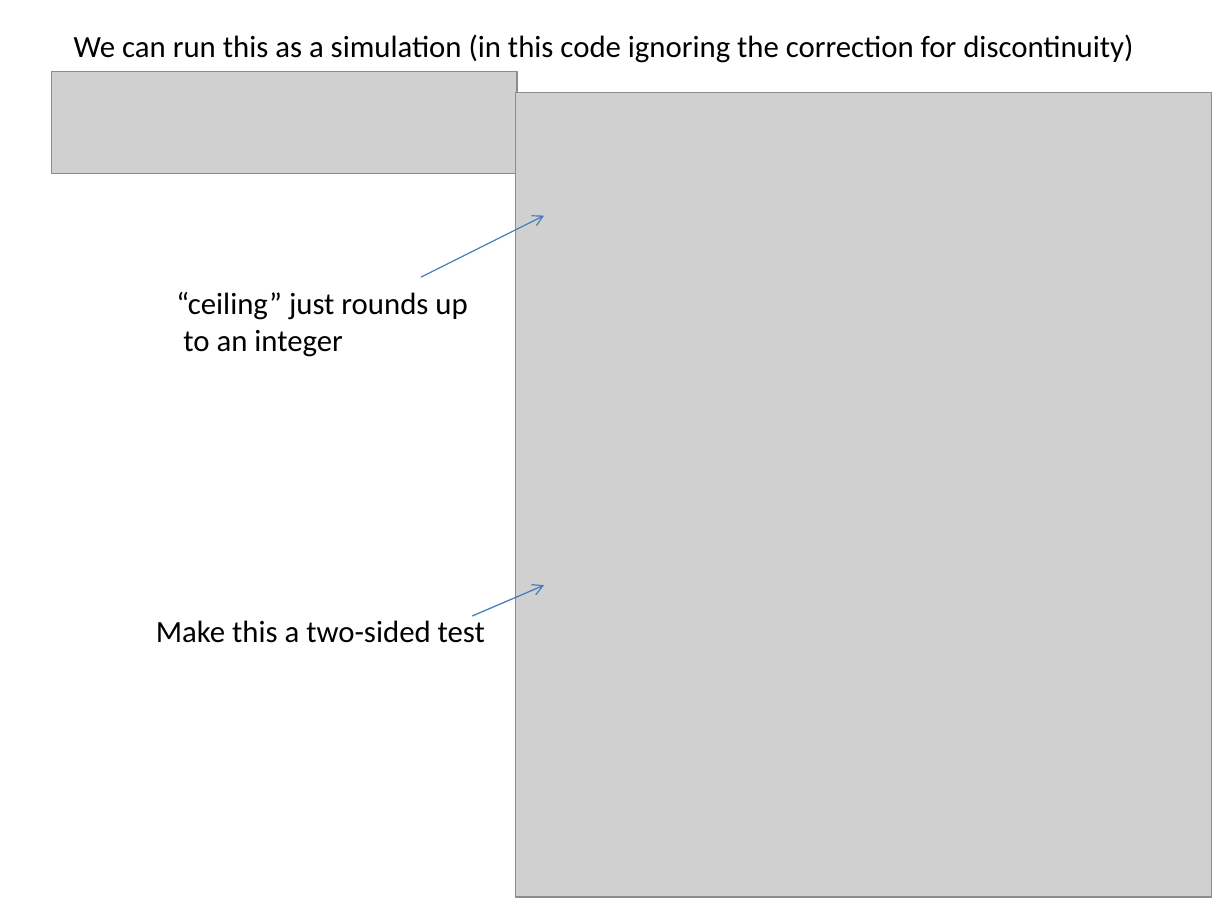
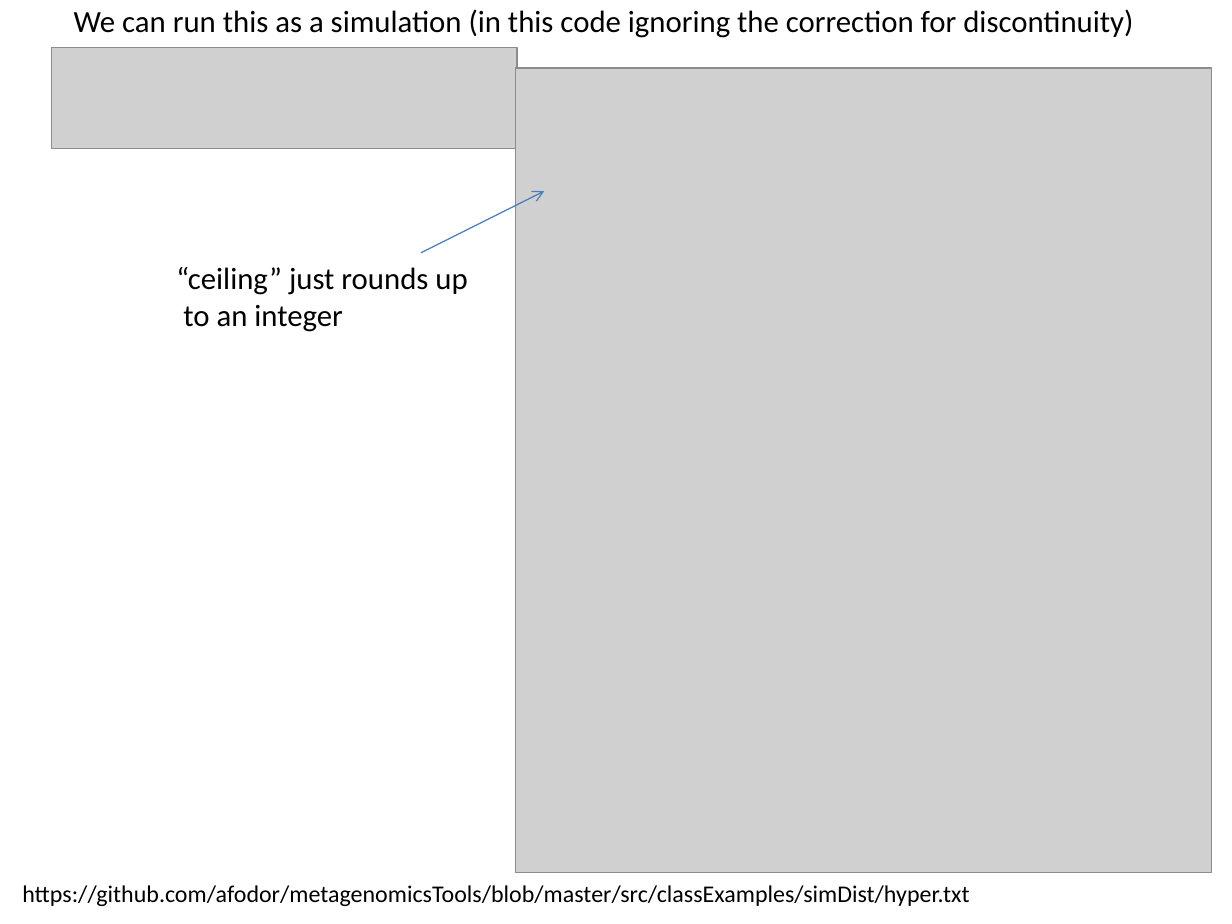
Before and after one commit to afodor/afodor.github.io, a slide deck: slide 19 of classes/stats2015/Lecture7.pptx. Drawn at 1232x924 pixels with LibreOffice and Linux fonts; fonts in the diff are those of the drawing; grey boxes stand for pictures. Boxes give left, top, right and bottom in pixels: in the first picture for what was removed or moved away, otherwise in the second. Text is boxed around its words. In the diff, an @@ line names an element or a change of style, - is before the commit and + after.

Commit message:
update links to point to github (rather than plone server)

```diff
--- a/classes/stats2015/Lecture7.pptx
+++ b/classes/stats2015/Lecture7.pptx
@@ 2 pictures, 2 texts, 1 arrow: place and size @@
-2 pictures, 2 texts, 1 arrow at [52,34,1212,897]
+2 pictures, 2 texts, 1 arrow at [52,9,1212,872]
@@ arrow removed from (472, 616) to (545, 585) @@
@@ text removed at [156,616,485,643] @@
-Make this a two-sided test
@@ text added at [22,885,969,906], 14 pt, text #000000 @@
+https://github.com/afodor/metagenomicsTools/blob/master/src/classExamples/simDist/hyper.txt
```
Also in this commit, not shown: 6 other slides changed, 1 slide added, 3 slides removed.
